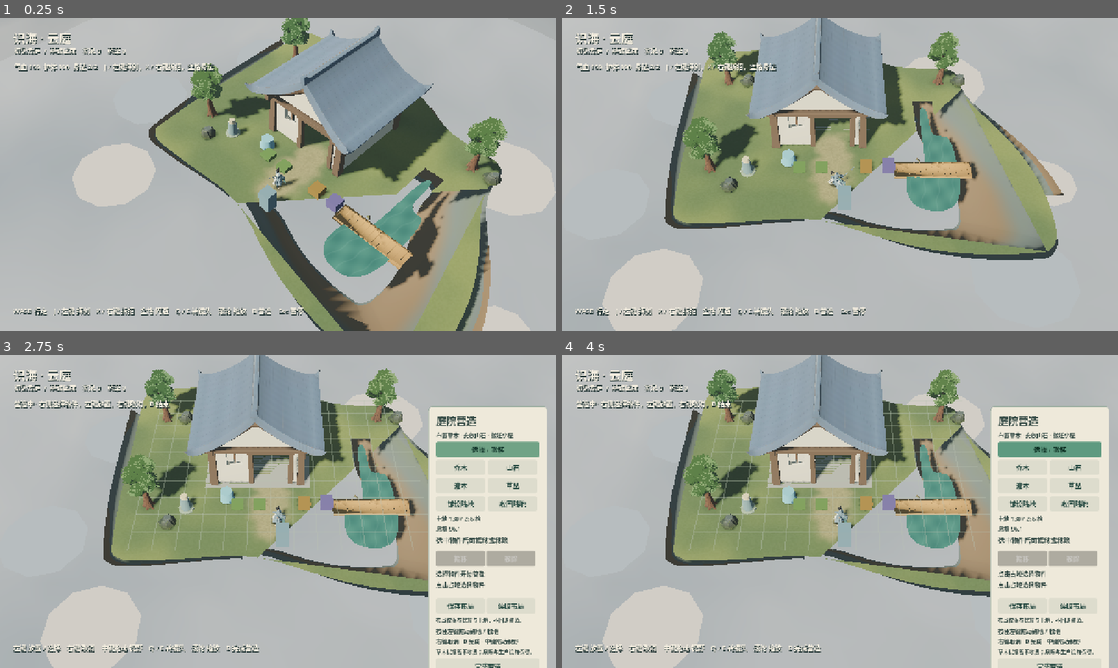
Above: before the commit, frames 1-4 (two rows, left to right).
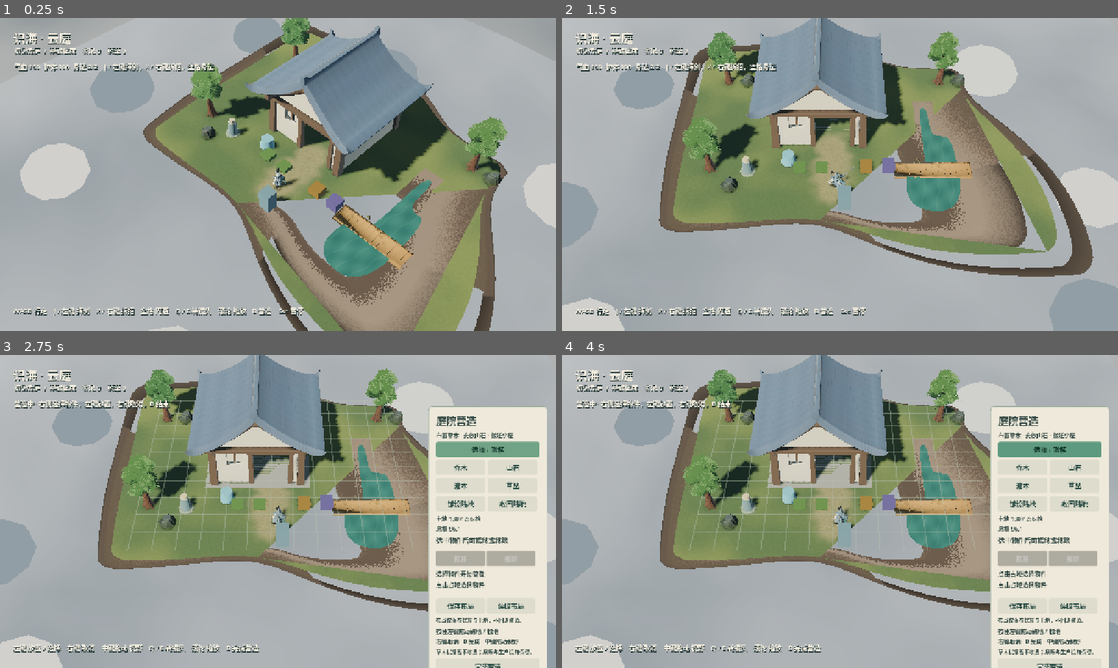
Above: after the commit, the same moments.

Repository: YI1219/Idle_and_incremental_game
Game: Godot game, scene res://scenes/play.tscn
The game is run twice, just before and just after one commit, with the same random seed, the same clock (stepped at 60 frames per second) and the same inputs.
Inputs (mouse positions are in pixels of both pictures, inside the frame that each line leads up to):
- Up to frame 1 (0.25 s): no input
- Up to frame 2 (1.5 s): tap Enter at 0.5 s; move the mouse to (962, 158) at 0.52 s; hold D (move_right) 0.53-1.25 s; hold Q (camera_left) 0.53-1.25 s; click (962, 158) at 0.67 s; tap Space at 0.77 s; drag from (728, 190) to (812, 237) at 1.27 s
- Up to frame 3 (2.75 s): move the mouse to (333, 442) at 2.02 s; hold D (move_right) from 2.03 s (still down); tap B at 2.1 s
- Up to frame 4 (4 s): release D (move_right) at 2.75 s; drag from (812, 574) to (673, 464) at 2.77 s; click "选择 / 搬移" at 3.5 s

The runs differ from the first frame. In frame 1, 18% of the frame differs, in the area x 1-100%, y 0-100%; in frame 2, 20%, in the area x 0-100%, y 4-100%; in frame 3, 13%; in frame 4, 13%.

Commit message:
Make the rocky cone and cloud billows read on software render.
Add an unshaded cliff shader and a fill light so the closed underside
is not a black slab, and keep opaque cloud puffs around the hanging mass.

Co-authored-by: YI <YI1219@users.noreply.github.com>

Diff:
--- a/scripts/play/game.gd
+++ b/scripts/play/game.gd
@@ -85,3 +85,10 @@
 	sun.light_energy = 1.15
 	sun.shadow_enabled = true
 	add_child(sun)
+	var fill := DirectionalLight3D.new()
+	fill.name = "FillLight"
+	fill.rotation_degrees = Vector3(55, 150, 0)
+	fill.light_color = Color("c9d6dc")
+	fill.light_energy = 0.62
+	fill.shadow_enabled = false
+	add_child(fill)
--- a/scripts/world/cloud_sea.gd
+++ b/scripts/world/cloud_sea.gd
@@ -2,8 +2,8 @@
 ## Soft stylized cloud sea under the grotto islands. No distant mountains.
 ## Built as an opaque vertex-colored mesh so billows still read on software render.
 
-const SEA_Y := -3.55
-const SPAN := 72.0
+const SEA_Y := -4.85
+const SPAN := 80.0
 const RES := 48
 
 var _sea: MeshInstance3D
@@ -15,15 +15,15 @@
 	add_to_group("cloud_sea")
 	_sea = MeshInstance3D.new()
 	_sea.name = "SeaSheet"
-	_sea.mesh = _billow_mesh(SPAN, RES, 2.8, Color("fff8ec"), Color("6a7b86"))
+	_sea.mesh = _billow_mesh(SPAN, RES, 2.15, Color("fffaf0"), Color("4e5d68"))
 	_sea.position.y = SEA_Y
 	_sea.material_override = _solid_vertex()
 	_sea.cast_shadow = GeometryInstance3D.SHADOW_CASTING_SETTING_OFF
 	add_child(_sea)
 	_wisps = MeshInstance3D.new()
 	_wisps.name = "WispSheet"
-	_wisps.mesh = _billow_mesh(SPAN * 0.55, 28, 1.35, Color("fffdf6"), Color("8b9aa3"))
-	_wisps.position.y = SEA_Y + 1.15
+	_wisps.mesh = _billow_mesh(SPAN * 0.48, 28, 1.15, Color("ffffff"), Color("6d7c86"))
+	_wisps.position.y = SEA_Y + 1.55
 	_wisps.material_override = _solid_vertex()
 	_wisps.cast_shadow = GeometryInstance3D.SHADOW_CASTING_SETTING_OFF
 	add_child(_wisps)
@@ -45,23 +45,25 @@
 
 func _add_puffs() -> void:
 	var spots := [
-		Vector3(-7.5, -2.15, 6.5), Vector3(8.2, -2.35, 5.8), Vector3(6.4, -2.55, -7.2),
-		Vector3(-8.8, -2.45, -5.4), Vector3(1.2, -3.05, 8.6), Vector3(-2.4, -3.2, -8.0),
-		Vector3(10.5, -2.7, 0.6), Vector3(-11.0, -2.6, 1.8), Vector3(0.4, -3.6, 0.2),
+		Vector3(-10.2, -2.55, 8.4), Vector3(11.0, -2.65, 7.6), Vector3(9.2, -2.70, -8.8),
+		Vector3(-11.4, -2.60, -7.2), Vector3(2.0, -2.85, 10.6), Vector3(-3.2, -2.90, -10.2),
+		Vector3(12.8, -2.75, 1.0), Vector3(-13.4, -2.70, 2.2),
+		Vector3(-2.4, -4.25, 1.6), Vector3(2.6, -4.30, -1.4),
 	]
 	for i in spots.size():
 		var puff := MeshInstance3D.new()
 		puff.name = "Puff_%d" % i
 		var sphere := SphereMesh.new()
-		sphere.radius = 2.1 + float(i % 3) * 0.45
-		sphere.height = 1.35 + float(i % 4) * 0.22
+		var under := i >= 8
+		sphere.radius = (1.25 if under else 1.75) + float(i % 3) * 0.18
+		sphere.height = sphere.radius * (1.35 if under else 1.20)
 		sphere.radial_segments = 10
 		sphere.rings = 6
 		puff.mesh = sphere
 		puff.position = spots[i]
 		var material := StandardMaterial3D.new()
 		material.shading_mode = BaseMaterial3D.SHADING_MODE_UNSHADED
-		material.albedo_color = Color("fff6e4") if i % 2 == 0 else Color("c5d0d4")
+		material.albedo_color = Color("fffdf4") if i % 2 == 0 else Color("8f9ea8")
 		material.cull_mode = BaseMaterial3D.CULL_DISABLED
 		puff.material_override = material
 		puff.cast_shadow = GeometryInstance3D.SHADOW_CASTING_SETTING_OFF
--- a/scripts/world/courtyard_art.gd
+++ b/scripts/world/courtyard_art.gd
@@ -6,6 +6,7 @@
 const SOURCE_DIR := "res://assets/nature/quaternius/"
 const FOLIAGE := preload("res://shaders/world/courtyard_foliage.gdshader")
 const GROUND := preload("res://shaders/world/courtyard_ground.gdshader")
+const CLIFF := preload("res://shaders/world/island_cliff.gdshader")
 const COTTAGE_SHADER := preload("res://shaders/world/courtyard_cottage.gdshader")
 const WATER := preload("res://shaders/world/courtyard_water.gdshader")
 const SKY_SHADER := preload("res://shaders/world/courtyard_sky.gdshader")
@@ -37,7 +38,9 @@
 	water.shader = WATER
 	_override("JadeWater", water)
 	_override("RiverBank", ground_material)
-	_override("IslandCliff", ground_material)
+	var cliff := ShaderMaterial.new()
+	cliff.shader = CLIFF
+	_override("IslandCliff", cliff)
 	_load_models()
 	_refine_cottage(cottage)
 
@@ -259,8 +262,8 @@
 	environment.sky = sky
 	environment.background_mode = Environment.BG_SKY
 	environment.ambient_light_source = Environment.AMBIENT_SOURCE_COLOR
-	environment.ambient_light_color = Color("8fa6b0")
-	environment.ambient_light_energy = 0.48
+	environment.ambient_light_color = Color("7e94a0")
+	environment.ambient_light_energy = 0.42
 	environment.tonemap_mode = Environment.TONE_MAPPER_AGX
 	environment.tonemap_exposure = 1.05
 	environment.tonemap_white = 8.0
@@ -268,11 +271,11 @@
 	environment.adjustment_saturation = 1.08
 	environment.adjustment_contrast = 1.06
 	environment.fog_enabled = true
-	environment.fog_light_color = Color("d5ddd8")
-	environment.fog_density = 0.0014
-	environment.fog_sky_affect = 0.10
-	environment.fog_height = -7.2
-	environment.fog_height_density = 0.018
+	environment.fog_light_color = Color("9aabb4")
+	environment.fog_density = 0.0011
+	environment.fog_sky_affect = 0.08
+	environment.fog_height = -8.4
+	environment.fog_height_density = 0.012
 	environment.ssao_enabled = true
 	environment.ssao_radius = 0.22
 	environment.ssao_intensity = 1.35
--- a/scripts/world/island_geometry.gd
+++ b/scripts/world/island_geometry.gd
@@ -12,10 +12,10 @@
 
 ## y, radial scale from the 2D centroid, grass weight 1..0
 const RINGS_HIGH := [
-	[0.00, 1.06, 1.00],
-	[-0.16, 1.13, 0.72],
-	[-0.40, 1.04, 0.28],
-	[-0.82, 0.92, 0.06],
+	[0.00, 1.07, 1.00],
+	[-0.14, 1.16, 0.55],
+	[-0.38, 1.10, 0.12],
+	[-0.78, 0.94, 0.00],
 	[-1.55, 0.78, 0.00],
 	[-2.55, 0.58, 0.00],
 	[-3.70, 0.40, 0.00],
--- a/shaders/world/courtyard_sky.gdshader
+++ b/shaders/world/courtyard_sky.gdshader
@@ -1,7 +1,7 @@
 shader_type sky;
-uniform vec3 zenith_color : source_color = vec3(0.48, 0.66, 0.78);
-uniform vec3 horizon_color : source_color = vec3(0.90, 0.86, 0.76);
-uniform vec3 nadir_color : source_color = vec3(0.50, 0.60, 0.68);
+uniform vec3 zenith_color : source_color = vec3(0.42, 0.60, 0.74);
+uniform vec3 horizon_color : source_color = vec3(0.78, 0.80, 0.76);
+uniform vec3 nadir_color : source_color = vec3(0.38, 0.46, 0.54);
 
 float hash(vec2 p) { return fract(sin(dot(p, vec2(127.1, 311.7))) * 43758.5453); }
 float noise(vec2 p) {
--- /dev/null
+++ b/shaders/world/island_cliff.gdshader
@@ -0,0 +1,24 @@
+shader_type spatial;
+render_mode unshaded, shadows_disabled;
+varying vec3 world_pos;
+varying vec3 world_n;
+
+float hash(vec2 p) { return fract(sin(dot(p, vec2(127.1, 311.7))) * 43758.5453); }
+
+void vertex() {
+	world_pos = (MODEL_MATRIX * vec4(VERTEX, 1.0)).xyz;
+	world_n = normalize(MODEL_NORMAL_MATRIX * NORMAL);
+}
+
+void fragment() {
+	float bands = smoothstep(0.28, 0.72, fract(-world_pos.y * 0.42 + hash(world_pos.xz * 0.15) * 0.2));
+	vec3 deep = vec3(0.42, 0.36, 0.30);
+	vec3 high = vec3(0.68, 0.60, 0.50);
+	vec3 rock = mix(deep, high, bands);
+	float wrap = clamp(world_n.y * 0.40 + 0.62, 0.28, 1.0);
+	float rim = pow(clamp(1.0 - abs(world_n.y), 0.0, 1.0), 1.3) * 0.18;
+	float turf = smoothstep(0.55, 0.92, world_n.y) * COLOR.r;
+	vec3 grass = vec3(0.40, 0.48, 0.30);
+	vec3 color = mix(rock * wrap, grass, turf);
+	ALBEDO = color + vec3(0.78, 0.74, 0.66) * rim;
+}
--- a/tests/capture_island_style.gd
+++ b/tests/capture_island_style.gd
@@ -39,11 +39,11 @@
 	if builder:
 		builder.set_active(false)
 	rig.set_physics_process(false)
-	var look := Vector3(1.2, -2.1, 0.2)
-	var from := Vector3(-19.5, -3.15, 15.8)
+	var look := Vector3(0.6, -3.15, -1.0)
+	var from := Vector3(-18.5, -0.85, 13.4)
 	rig.global_transform = Transform3D(Basis.looking_at(look - from, Vector3.UP), from)
 	var camera := rig.get_node_or_null("Camera3D") as Camera3D
 	if camera:
-		camera.fov = 40
+		camera.fov = 42
 	await shot("res://art/review/island_style/2026-10-02/underside_low.png")
 	quit()
Not shown, changed: art/review/island_style/2026-10-02/review.md
